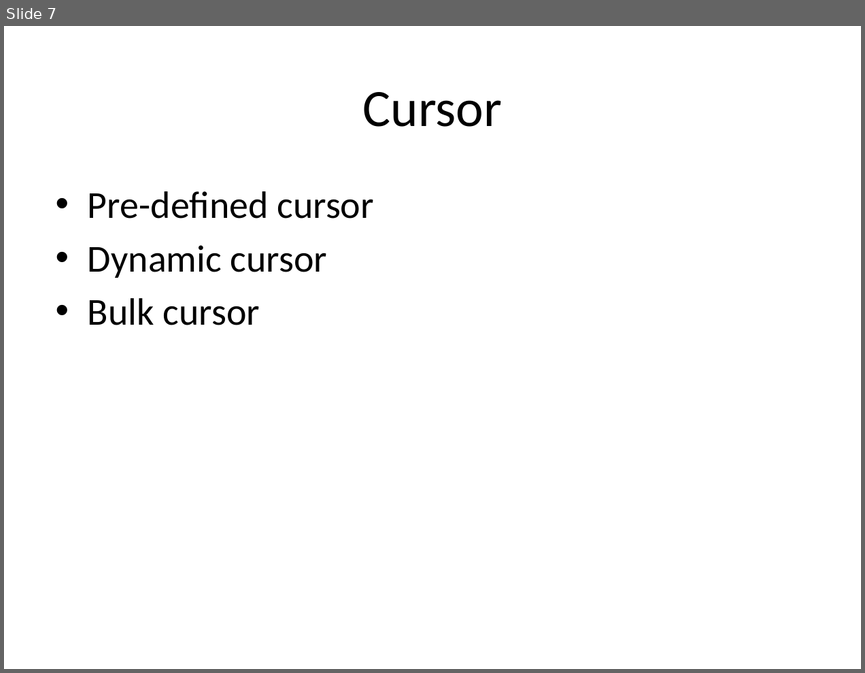
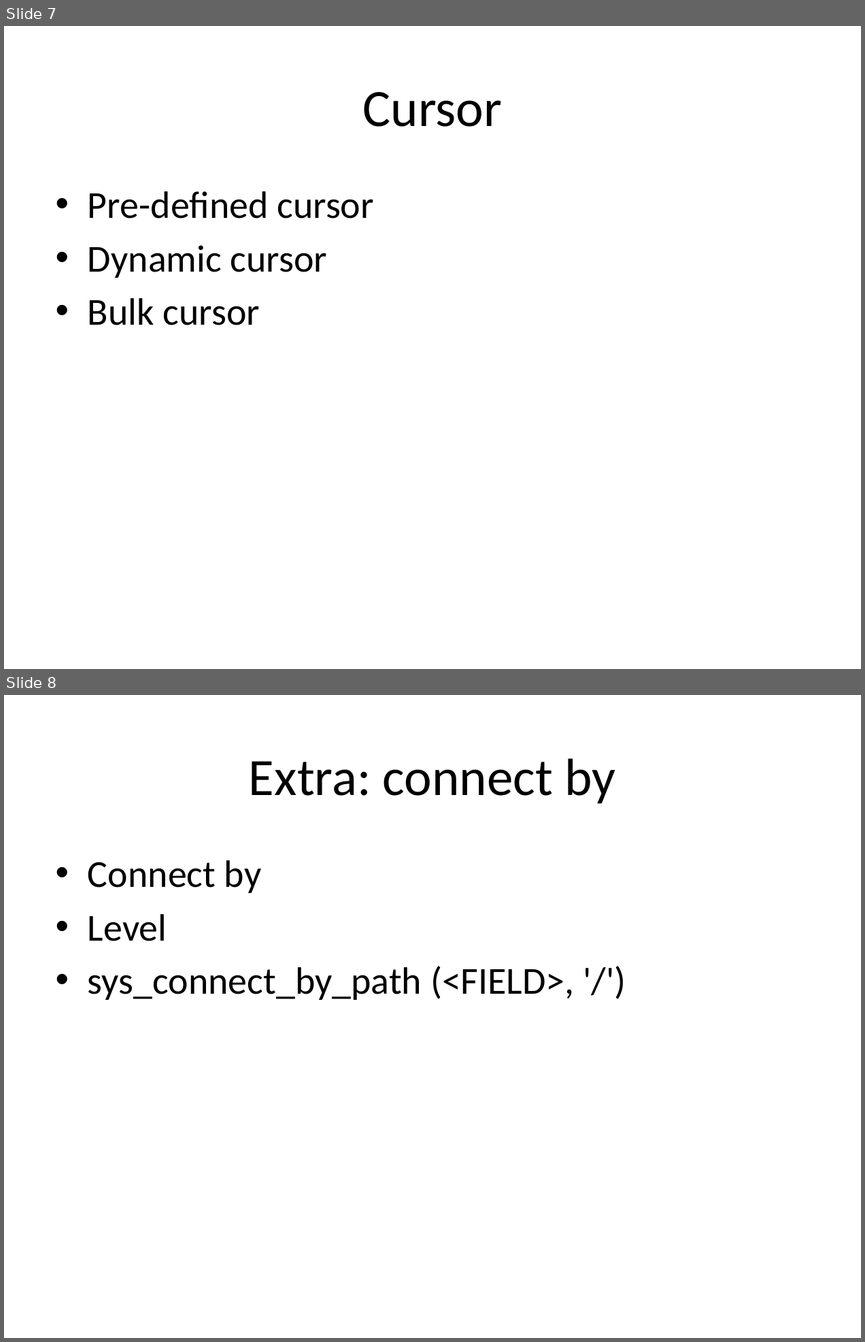
Before and after one commit to vmorev/SQL_lectures, a slide deck: L2 Writing code.pptx. Shown one above the other, each under a label of ours: slide 7 before the commit, slides 7 and 8 after it. The pictures are 865x673 and 865x1342 pixels, drawn with LibreOffice and Linux fonts; fonts in the diff are those of the drawing. Boxes give left, top, right and bottom in pixels: in the first picture for what was removed or moved away, otherwise in the second. Text is boxed around its words. In the diff, an @@ line names an element or a change of style, - is before the commit and + after.

```diff
--- a/L2 Writing code.pptx
+++ b/L2 Writing code.pptx
@@ slide 8 added at box(4, 695, 861, 1338), background #FFFFFF @@
@@ title added at box(249, 758, 615, 804), 44 pt, text #000000 @@
+Extra: connect by
@@ text added at box(88, 860, 575, 1000), 32 pt, text #000000 @@
+• Connect by
+• Level
+• sys_connect_by_path (<FIELD>, '/')
```
Also in this commit, not shown: 1 slide changed, 1 other slide added.
